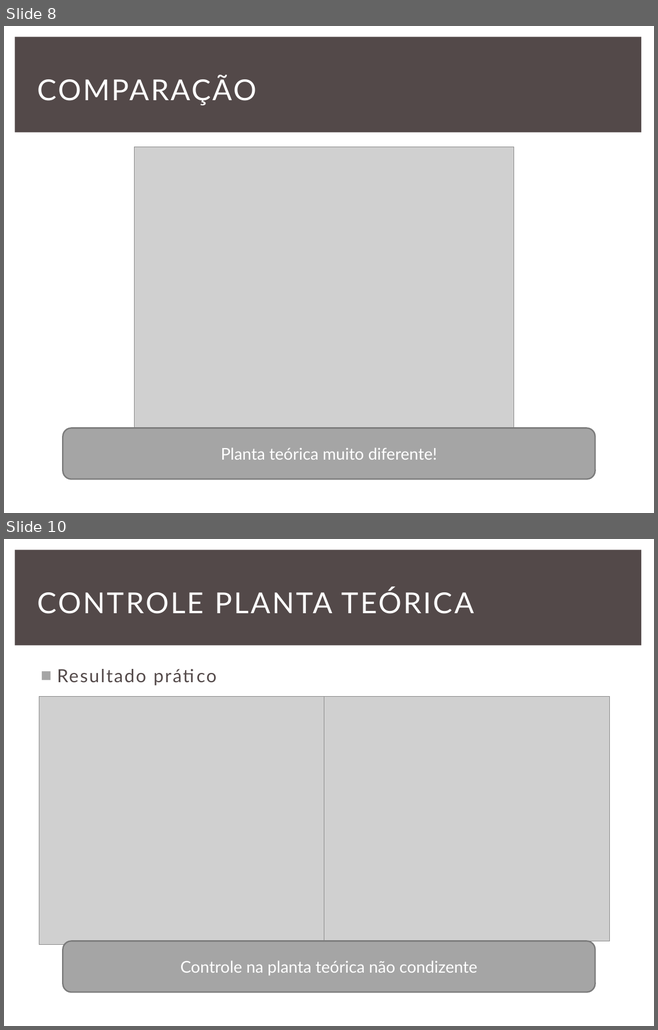
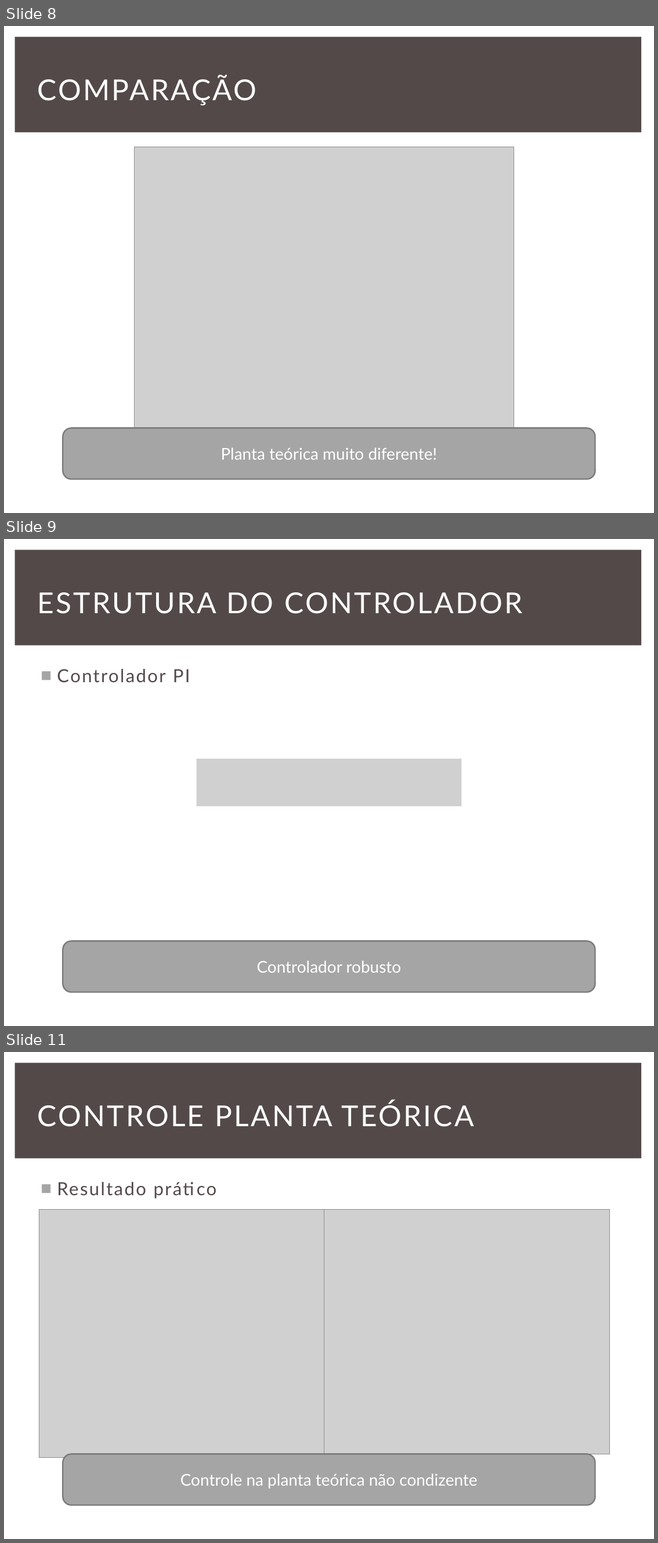
Before and after one commit to sitegui/ES828, a slide deck: lab10/apresentacao/Projeto 10 - Augusto-Guilhereme-Vinicius.pptx. Shown one above the other, each under a label of ours: slides 8 and 10 before the commit, slides 8, 9 and 11 after it; the slides between them are not shown. The pictures are 658x1030 and 658x1543 pixels, drawn with LibreOffice and Linux fonts; fonts in the diff are those of the drawing; grey boxes stand for pictures. Boxes give left, top, right and bottom in pixels: in the first picture for what was removed or moved away, otherwise in the second. Text is boxed around its words. In the diff, an @@ line names an element or a change of style, - is before the commit and + after.

```diff
--- a/lab10/apresentacao/Projeto 10 - Augusto-Guilhereme-Vinicius.pptx
+++ b/lab10/apresentacao/Projeto 10 - Augusto-Guilhereme-Vinicius.pptx
@@ slide 9 added at box(4, 539, 654, 1026), background #FFFFFF; not listed: 1 template element that a slide beside it also shows @@
@@ title added at box(38, 592, 523, 614), 32 pt, text #FFFFFF @@
+ESTRUTURA DO CONTROLADOR
@@ text added at box(57, 669, 190, 683), 20 pt, text #534949 @@
+■ Controlador PI
@@ picture added at box(197, 759, 461, 806) @@
@@ rounded rectangle added at box(63, 941, 595, 993), fill #A5A5A5, outline #7A7A7A 1.5 pt, 18 pt, text #FFFFFF @@
+Controlador robusto
@@ what was slide 10 is now slide 11 @@
```
Also in this commit, not shown: 3 slides changed, 1 other file.
